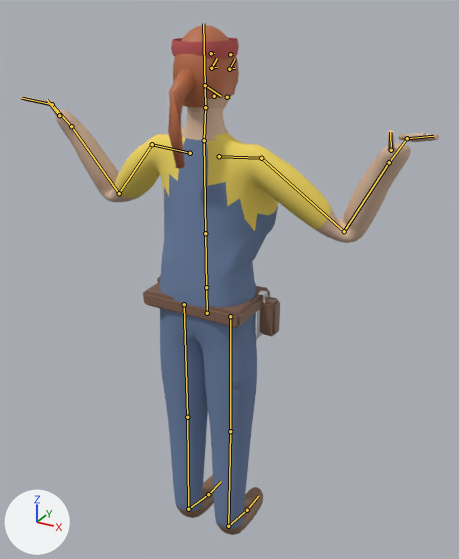
The Blender file source_art/char_brenda.blend: old version first, new version second.
Before and after are seen from a 50 mm camera at (0.888, -1.474, 1.743) aimed at (0.022, 0.1, 0.956). The axes (+X, +Y, +Z) are drawn at lower left. The lights are the same throughout. The picture after the commit comes second. Both versions are drawn at frame 0 of the action 'arms_cross'; the numbers are the values there. The bones that bend it are drawn over the model as lines.

Names of what the first picture shows: 'brenda_Mesh'.
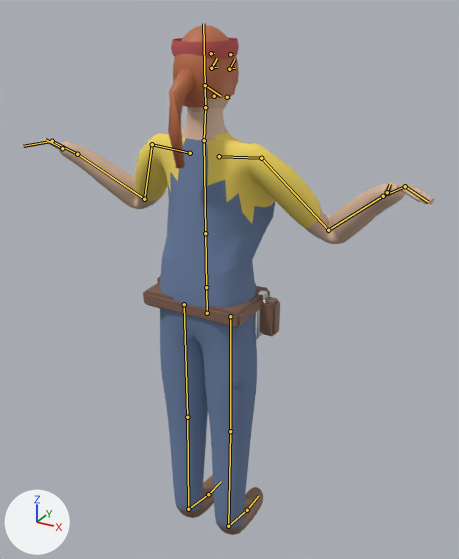
The change, as a diff of the scene's bpy script:
```diff
--- a/source_art/char_brenda.blend.py
+++ b/source_art/char_brenda.blend.py
@@ bone_upperarm_r @@
 bone_upperarm_r = bpy.data.objects['Armature'].pose.bones['UpperArm.R']  # child of 'Shoulder.R'
-bone_upperarm_r.rotation_quaternion = (0.832, 0.221, 0.507, 0.052)  # degrees (47, 55, 33)
+bone_upperarm_r.rotation_quaternion = (0.772, 0.154, 0.582, 0.204)  # degrees (60, 57, 64)
@@ bone_upperarm_l @@
 bone_upperarm_l = bpy.data.objects['Armature'].pose.bones['UpperArm.L']  # child of 'Shoulder.L'
-bone_upperarm_l.rotation_quaternion = (0.832, 0.221, -0.507, -0.052)  # degrees (47, -55, -33)
+bone_upperarm_l.rotation_quaternion = (0.772, 0.154, -0.582, -0.204)  # degrees (60, -57, -64)
```

What differs and where, as boxes (x1, y1, x2, y2) in the pictures (459 x 559 px):
'brenda_Mesh', posed
    before: (21, 25, 439, 535)
    after: (22, 25, 434, 535)
bone 'UpperArm.R', root to tip
    before: (261, 158) to (344, 231)
    after: (261, 158) to (328, 230)
bone 'UpperArm.L', root to tip
    before: (152, 144) to (119, 193)
    after: (152, 144) to (144, 199)
